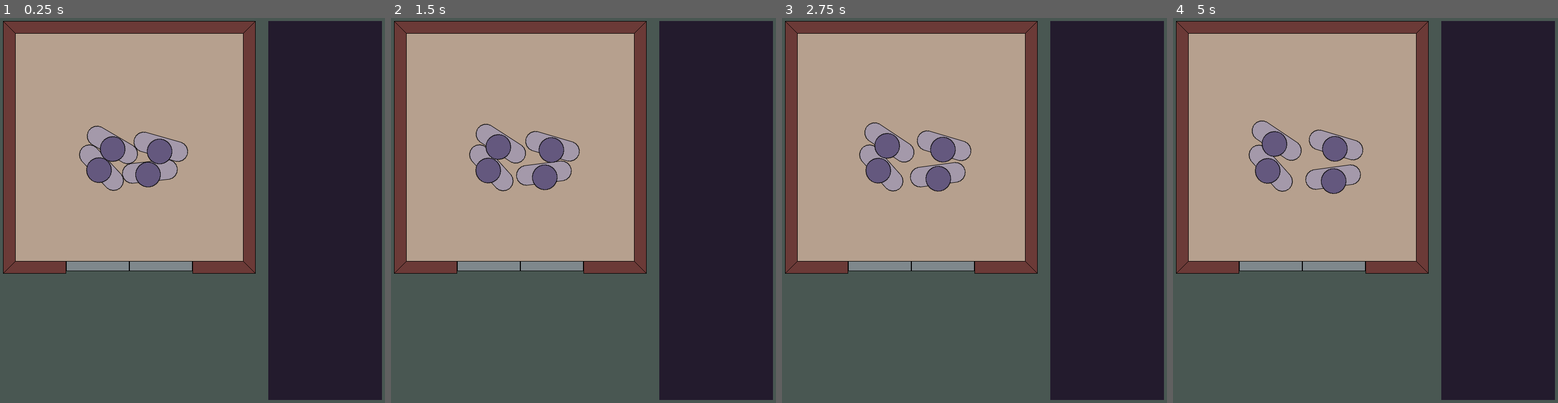
Above: before the commit, frames 1-4 (left to right).
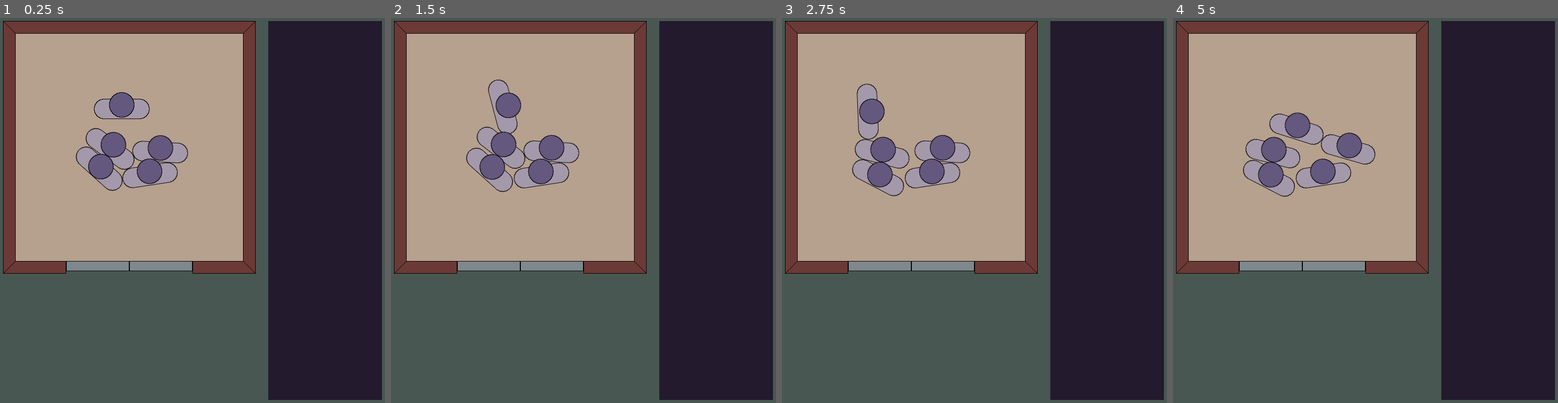
Above: after the commit, the same moments.

Repository: sudo-coffee/ld54
Game: Godot game, scene res://scenes/main_scene.tscn
The game is run twice, just before and just after one commit, with the same random seed, the same clock (stepped at 60 frames per second) and the same inputs.
Inputs:
- Up to frame 1 (0.25 s): no input
- Up to frame 2 (1.5 s): hold Right (ui_right) 0.53-1.28 s; hold Down (ui_down) from 1.28 s (still down)
- Up to frame 3 (2.75 s): release Down (ui_down) at 2.03 s; hold Right (ui_right) from 2.03 s (still down)
- Up to frame 4 (5 s): release Right (ui_right) at 2.78 s; hold Up (ui_up) 2.78-3.53 s; hold Left (ui_left) from 3.53 s (still down)

The runs differ from the first frame. In frame 1, 2.2% of the frame differs, in the area x 19-49%, y 19-45%; in frame 2, 2.5%; in frame 3, 2.8%; in frame 4, 3.6%, in the area x 18-53%, y 24-47%.

Commit message:
Add player movement

Diff:
--- a/scenes/character.tscn
+++ b/scenes/character.tscn
@@ -13,9 +13,14 @@
 [node name="Character" type="Node2D"]
 
 [node name="Shoulders" type="RigidBody2D" parent="."]
+position = Vector2(0, 8)
 collision_layer = 2
 collision_mask = 3
 mass = 60.0
+center_of_mass_mode = 1
+center_of_mass = Vector2(0, -10)
+linear_damp = 6.0
+angular_damp = 8.0
 
 [node name="ShouldersSprite" type="Sprite2D" parent="Shoulders"]
 texture = ExtResource("1_1c0px")
@@ -26,15 +31,16 @@
 shape = SubResource("CapsuleShape2D_ohuhf")
 
 [node name="Head" type="RigidBody2D" parent="."]
-position = Vector2(0, 8)
 collision_layer = 4
 collision_mask = 5
 mass = 5.0
+center_of_mass_mode = 1
+linear_damp = 1.0
 
 [node name="PinJoint2D" type="PinJoint2D" parent="Head"]
 node_a = NodePath("../../Shoulders")
 node_b = NodePath("..")
-softness = 3.0
+softness = 1.0
 
 [node name="HeadSprite" type="Sprite2D" parent="Head"]
 z_index = 1
--- a/scenes/main_scene.tscn
+++ b/scenes/main_scene.tscn
@@ -1,8 +1,9 @@
-[gd_scene load_steps=8 format=3 uid="uid://cecnwrbpd3c2o"]
+[gd_scene load_steps=9 format=3 uid="uid://cecnwrbpd3c2o"]
 
 [ext_resource type="Texture2D" uid="uid://dap0yoohtcqt" path="res://devart/floor.png" id="1_f3onb"]
 [ext_resource type="Texture2D" uid="uid://cufi6eu3lvllx" path="res://devart/background.png" id="1_jax02"]
 [ext_resource type="PackedScene" uid="uid://dmxr40anc7yh2" path="res://scenes/door.tscn" id="2_5v1a8"]
+[ext_resource type="Script" path="res://scenes/player.gd" id="2_syntk"]
 [ext_resource type="Texture2D" uid="uid://d4helyobm3h2j" path="res://devart/chatbox.png" id="5_6qf4q"]
 [ext_resource type="PackedScene" uid="uid://5p38yv3d83ii" path="res://scenes/wall.tscn" id="5_14h17"]
 [ext_resource type="PackedScene" uid="uid://dmx38ulwadban" path="res://frame.tscn" id="6_jyvo4"]
@@ -52,6 +53,10 @@
 texture = ExtResource("5_6qf4q")
 centered = false
 
+[node name="Player" parent="." instance=ExtResource("7_lpp7i")]
+position = Vector2(260, 191)
+script = ExtResource("2_syntk")
+
 [node name="TestObjects" type="Node2D" parent="."]
 position = Vector2(307, 309)
 
--- /dev/null
+++ b/scenes/player.gd
@@ -0,0 +1,8 @@
+extends Node2D
+
+func _physics_process(delta):
+
+    # Player movement.
+    var direction = Input.get_vector('ui_left', 'ui_right', 'ui_up', 'ui_down')
+    $Shoulders.constant_force = Vector2(0.0, direction.y).rotated($Shoulders.rotation) * 50000.0
+    $Shoulders.constant_torque = direction.x * 1200000.0
--- /dev/null
+++ b/scenes/testcontrol.gd
@@ -0,0 +1,5 @@
+extends Node2D
+
+func _physics_process(delta):
+    var direction = Input.get_vector('ui_left', 'ui_right', 'ui_up', 'ui_down')
+    $Shoulders.constant_force = direction * 10000
